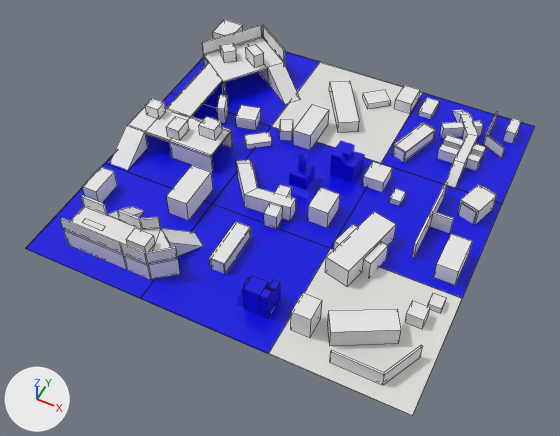
Before and after pictures for a commit that changed the FBX model Assets/Maps/Raw/map2.fbx.
Camera for both pictures: a camera (50 mm lens) standing at (53.8, -117.5, 131.9) and looking at (-0.2, -9.4, -3.2). Every picture has the same lights, and +X, +Y and +Z are marked at lower left. Mesh edges are drawn as thin lines on the coarser meshes. Where no turn or scale is listed for an object, it has been applied to the vertices. Vertices at the same position are counted once.

Objects in the first picture: 'Area1', 'Area1.001', 'Area1.002', 'Area1.003', 'Area1.004', 'Area1.005', 'Area1.006', 'Area1.007', 'Area1.008', 'Куб.020', 'Куб.022', 'Куб.029', 'Куб.030', 'Куб.031', 'Куб.048', 'Куб.049'.
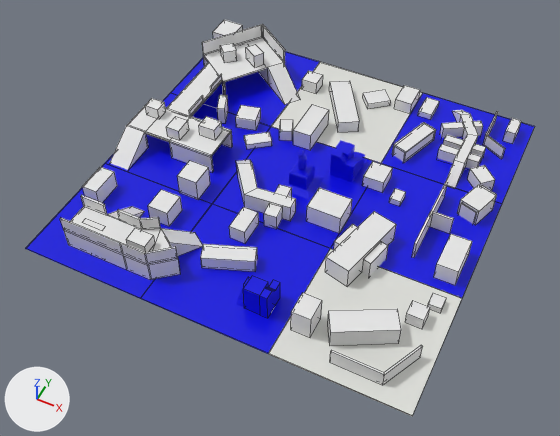
Commit message: fix map

Boxes [x1, y1, x2, y2] around the edits, measured in the pictures (560 x 436 px):
'Куб.030', moved, turned: before [209, 221, 251, 274]; after [201, 244, 257, 271]
'Куб.048', moved, rescaled (28% narrower, 30% shorter): before [167, 165, 213, 221]; after [177, 161, 210, 200]
'Куб.022', moved, rescaled (42% wider, 10% taller): before [308, 187, 340, 228]; after [306, 188, 352, 233]
'Куб.055', added: after [148, 189, 182, 226]
'Куб.056', added: after [229, 207, 259, 243]
'Куб.017', added: after [467, 165, 495, 191]
'Куб.054', added: after [302, 71, 323, 93]
'Куб.029', moved, turned: before [211, 260, 225, 274]; after [255, 252, 257, 267]
part 1 of me_куб_023, built on: [166, 38, 283, 117] in both

Edits to the bpy script that builds the scene:
```text
Change me_куб_023:
    used by ob_куб_031; location = (-26.7, 35.1, 2.6)
    remove me_куб_023.from_pydata(...)  # 103 vertices, 96 faces; spans x -17.3..13.8, y -49.9..6.5, z -2.8..6.9
    add me_куб_023.from_pydata(...)  # 117 vertices, 107 faces; spans x -17.3..13.8, y -49.9..6.5, z -2.8..6.9
    me_куб_023 part 1
    4 faces are deleted
    6 vertices are added at (-5.2, -31.1, 3.0), (-5.2, -15.0, 3.0), (-4.9, -20.6, 3.0), (-5.2, -20.6, 3.0), (-4.9, -24.8, 3.0), (-5.2, -24.8, 3.0)
    8 new vertices lie (0.0, 0.0, 1.8) away from vertices in x -5.2..-4.9, y -31.1..-15.0, z 3.0
    15 new faces join them
Add me_куб_045:
    me_куб_045.from_pydata(...)  # a box spanning x -1.89..1.89, y -3.25..3.25, z -1.95..1.95
Add me_куб_040:
    me_куб_040.from_pydata(...)  # a box spanning x -2.1..2.1, y -2.12..2.12, z -1.6..1.6
Add me_куб_011:
    me_куб_011.from_pydata([(0.47, -3.14, -1.81), (0.47, -3.14, 1.81), (-3.14, 0.44, -1.81), (-3.14, 0.44, 1.81), (3.14, -0.44, -1.81), (3.14, -0.44, 1.81), (-0.47, 3.14, -1.81), (-0.47, 3.14, 1.81)], [], [(0, 1, 3, 2), (2, 3, 7, 6), (6, 7, 5, 4), (4, 5, 1, 0), (2, 6, 4, 0), (7, 3, 1, 5)])
Add me_куб_043:
    me_куб_043.from_pydata(...)  # a box spanning x -2.52..2.52, y -2.72..2.91, z -2.25..2.25
Change ob_куб_048:
    ob_куб_048.location: (-19.7, -16.4, 2.9) -> (-21.0, -12.6, 2.9)
    ob_куб_048.scale: (1.0, 1.0, 1.0) -> (0.964, 0.511, 1.0)
Change ob_куб_022:
    ob_куб_022.location: (9.5, -6.7, 2.5) -> (10.9, -6.9, 2.5)
    ob_куб_022.scale: (1.0, 1.0, 1.0) -> (1.67, 1.0, 1.0)
Change ob_куб_029:
    ob_куб_029.location: (-4.0, -25.7, 1.7) -> (-2.9, -28.4, 1.7)
    ob_куб_029.rotation_euler: (0.0, 0.0, 1.571) -> (0.0, 0.0, 0.377)  # degrees (0, 0, 90) -> degrees (0, 0, 22)
Change ob_куб_030:
    ob_куб_030.location: (-4.0, -25.7, 1.7) -> (-2.9, -28.4, 1.7)
    ob_куб_030.rotation_euler: (0.0, 0.0, 1.571) -> (0.0, 0.0, 0.377)  # degrees (0, 0, 90) -> degrees (0, 0, 22)
Add ob_куб_056:
    ob_куб_056 = bpy.data.objects.new('Куб.056', me_куб_045)
    ob_куб_056.location = (-4.3, -18.9, 1.9)
Add ob_куб_054:
    ob_куб_054 = bpy.data.objects.new('Куб.054', me_куб_040)
    ob_куб_054.location = (-12.3, 34.2, 1.6)
Add ob_куб_017:
    ob_куб_017 = bpy.data.objects.new('Куб.017', me_куб_011)
    ob_куб_017.location = (38.6, 18.6, 1.8)
Add ob_куб_055:
    ob_куб_055 = bpy.data.objects.new('Куб.055', me_куб_043)
    ob_куб_055.location = (-22.6, -22.7, 2.2)
```
